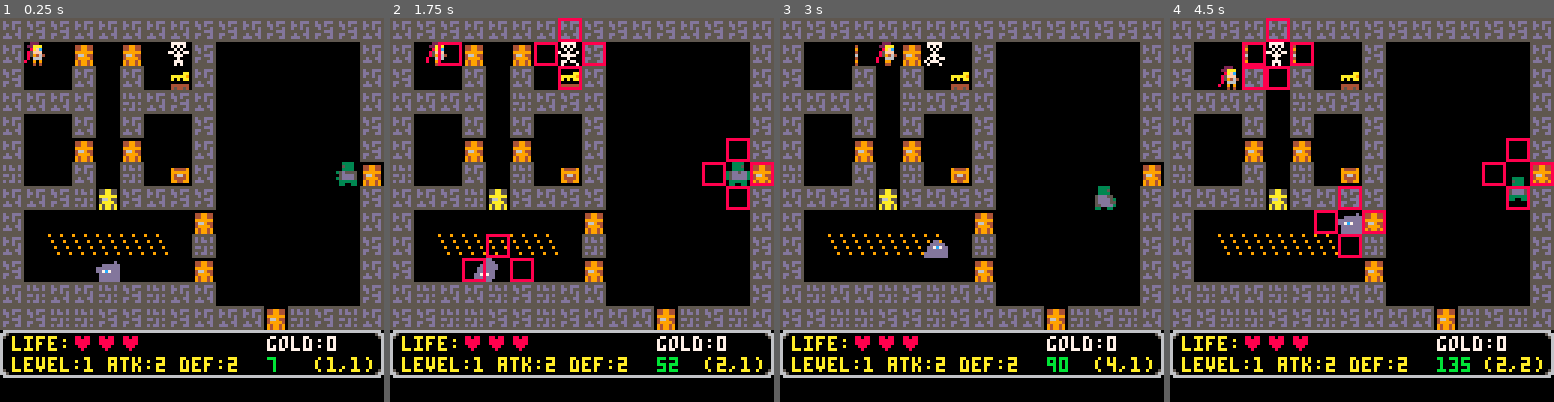
Above: before the commit, frames 1-4 (left to right).
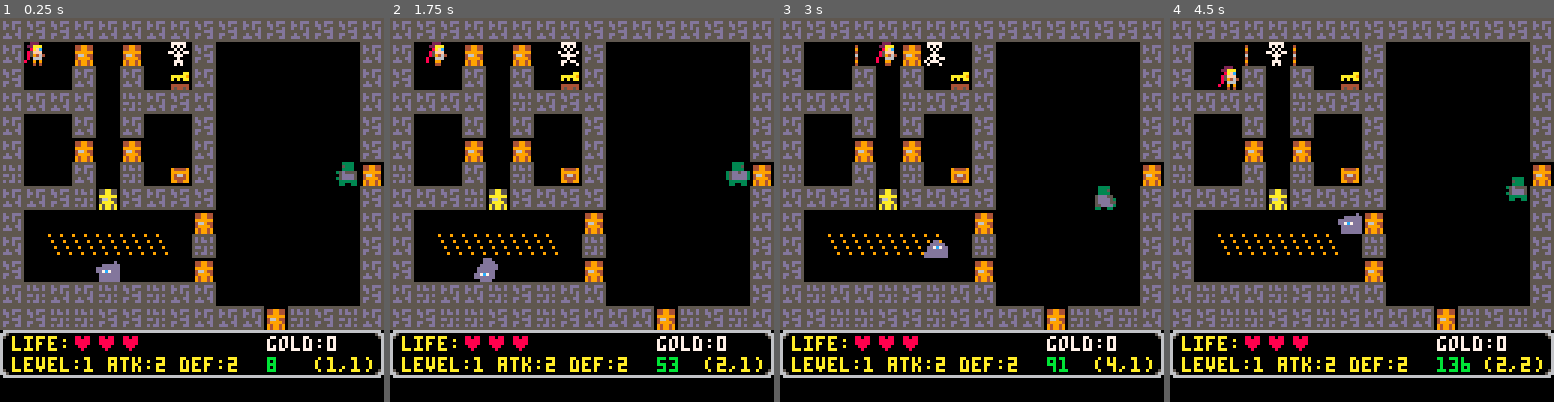
Above: after the commit, the same moments.

Repository: lauripaulo/pico8-games
Game: PICO-8 cartridge carts/yarpg/yarpg.p8
Two runs of this game, one before a commit and one after it. Both use one fixed random seed, a clock stepped at 60 frames per second and the inputs below.
Inputs:
- Up to frame 1 (0.25 s): no input
- Up to frame 2 (1.75 s): hold Right from 1.6 s (still down)
- Up to frame 3 (3 s): release Right at 2.1 s; hold Up 2.15-2.42 s; hold Right from 2.47 s (still down)
- Up to frame 4 (4.5 s): release Right at 3.03 s; hold Left 3.08-3.58 s; hold Down 3.63-3.97 s; hold Right from 4.02 s (still down)

The runs differ from the first frame. In frame 1, less than 0.1% of the frame differs, in the area x 69-72%, y 89-93%; in frame 2, 2.1%; in frame 3, less than 0.1%; in frame 4, 2.2%, in the area x 18-100%, y 0-92%.

Commit message:
Basic combat done!

Diff:
--- a/carts/yarpg/yarpg.p8
+++ b/carts/yarpg/yarpg.p8
@@ -62,7 +62,8 @@
 	panel={}
 	msgs={}
  hits={}
- hspr={11,12,13,14}
+ dspr={11,12,13,14}
+ hspr={27,28,29,30}
 	printh("=-=-=-=-=-=-=")
 end
 -->8
@@ -127,7 +128,6 @@
 		me.tomx=me.mapx
 		me.tomy=me.mapy
 		attack(me,mob)
-		addhit(mob)
 	else
 		-- player steps
 		sfx(2)
@@ -281,9 +281,8 @@
 function update_mobs()
 	if state.update_mobs then
 		for mob in all(mobs) do
-		 if mob.hp<=0 then
+		 if mob.dead then
   		del(mobs,mob)
-			 sfx(5)
 		 else
 			 mob.tomx=mob.mapx
 			 mob.tomy=mob.mapy
@@ -292,8 +291,6 @@
 			  mob.tomx=mob.mapx
 			  mob.tomy=mob.mapy
 			  attack(mob,me)
-			  addhit(me)
-			  sfx(6)
 			 end
 			end
 		end
@@ -415,13 +412,14 @@
  end
 end
 
-function addhit(_ob)
+function addhit(_ob,_sprs)
  printh("addhit:".._ob.name.." x:".._ob.x.." y:".._ob.y)
  add(hits,
  	{
  		ob=_ob,
  		cspr=1, -- none
- 		dur=0
+ 		dur=0,
+ 		sprs=_sprs
  	}
  )
 end
@@ -441,15 +439,20 @@
  local t=1
 	local atk=rollatk(obj)
 	local def=rolldef(target)
-	addmsg(obj.name.." attack:"..atk,t,0)
 	local result=atk-def
 	if result>=0 then
- 	addmsg(target.name.." defense:"..def.." hit!",t,3)
+ 	addmsg("hit "..target.name.." for "..obj.level.." damage",t,3)
 		target.hp-=obj.level
-		sfx(6)
+		if target.hp<=0 then
+			sfx(6)
+			addhit(target,dspr)
+		else
+			sfx(5)
+			addhit(target,hspr)
+		end
 	elseif result<0 then
- 	addmsg(target.name.." defense:"..def.." miss...",t,8)
-		sfx(7)
+ 	addmsg(obj.name.." attack miss",t,8)
+ 	sfx(7)
 	end
 end
 
@@ -472,26 +475,37 @@
 -- draw/update
 
 function _update()
-	spawmobs()
- update_player()
- resolve_collisions()
- update_mobs()
- moveinmap()
- movesprs()
-	update_messages()
-	update_hits()
+	if me.hp>0 or #hits>0
+	then
+		spawmobs()
+	 update_player()
+	 resolve_collisions()
+	 update_mobs()
+	 moveinmap()
+	 movesprs()
+		update_messages()
+		update_hits()
+	end
 end
 
 function _draw()
 	cls()
-	draw_map()
- draw_player()
-	draw_mobs()
-	draw_hits()
-	draw_debug()
-	draw_info()
-	draw_messages()
  state.frames+=1
+	if me.hp>0 or #hits>0
+	then
+		draw_map()
+	 draw_player()
+		draw_mobs()
+		draw_hits()
+		--draw_debug()
+		draw_info()
+		draw_messages()
+	else
+		cursor(64-((11*4)/2),54)
+		print("you died...",10)
+		cursor(64-((11*4)/2),70)
+		print(" game over ",10)
+	end
 end
 
 function update_hits()
@@ -515,7 +529,7 @@
 
 function draw_hits()
 	for h in all(hits) do
-		spr(hspr[h.cspr],h.ob.x,h.ob.y,1,1)
+		spr(h.sprs[h.cspr],h.ob.x,h.ob.y,1,1)
  	printh(" draw spr:"..hspr[h.cspr])
 	end
 end
@@ -639,14 +653,14 @@
 0000000055d55dd50000000000000000000000006000000000000000400000000000000000006600466677000000080000008980000809080888088000000000
 000000005ddd55d50000000000000000000000006000000000000000000000000000000000000000000066000000000000000800000800080000089800000000
 00000000555555550000000000000000000000006000000000000000000000000000000000000000000000000000000000000000000088800090008000000000
-00000000555555550000000000000000000000000000000000000000000000000000000000000000000000000000000000000000000000000000000000000000
-000000005d55ddd50000000000000000000000000000000000000000000000000000000000000000000000000000000000000000000000000000000000000000
-000000005dd5d5550000000000000000000000000000000000000000000000000000000000000000000000000000000000000000000000000000000000000000
-0000000055d555d50000000000000000000000000000000000000000000000000000000000000000000000000000000000000000000000000000000000000000
-000000005555ddd50000000000000000000000000000000000000000000000000000000000000000000000000000000000000000000000000000000000000000
-000000005dd555d50000000000000000000000000000000000000000000000000000000000000000000000000000000000000000000000000000000000000000
-000000005d555dd50000000000000000000000000000000000000000000000000000000000000000000000000000000000000000000000000000000000000000
-00000000555555550000000000000000000000000000000000000000000000000000000000000000000000000000000000000000000000000000000000000000
+00000000555555550000000000000000000000000000000000000000000000000000000000000000000000000000000060000000000000000000000000000000
+000000005d55ddd50000000000000000000000000000000000000000000000000000000000000000000000000700000006600700000000000000000000000000
+000000005dd5d5550000000000000000000000000000000000000000000000000000000000000000000000000070000006760070000000000000000000000000
+0000000055d555d50000000000000000000000000000000000000000000000000000000000000000000000000007000000670007000600060000000000000000
+000000005555ddd50000000000000000000000000000000000000000000000000000000000000000000000000000000000000000000076000000600000000000
+000000005dd555d50000000000000000000000000000000000000000000000000000000000000000000000000000000007000000000067600000076000000000
+000000005d555dd50000000000000000000000000000000000000000000000000000000000000000000000000000000000700000000006700000067600000000
+00000000555555550000000000000000000000000000000000000000000000000000000000000000000000000000000000070000000600000000006700000000
 00000000555555550000000000000000000000000000000000000000000000000000000000000000000000000000000000000000000000000000000000000000
 000000005d5d55d50000000000000000000000000000000000000000099999900000000000000000000000000000000000000000000000000000000000000000
 000000005d5dd5d5000000000000000000000aa00000000009444490055555500000000000000000000000000000000000000000000000000000000000000000
Not shown, changed: the sound effects (__sfx__) section of carts/yarpg/yarpg.p8
